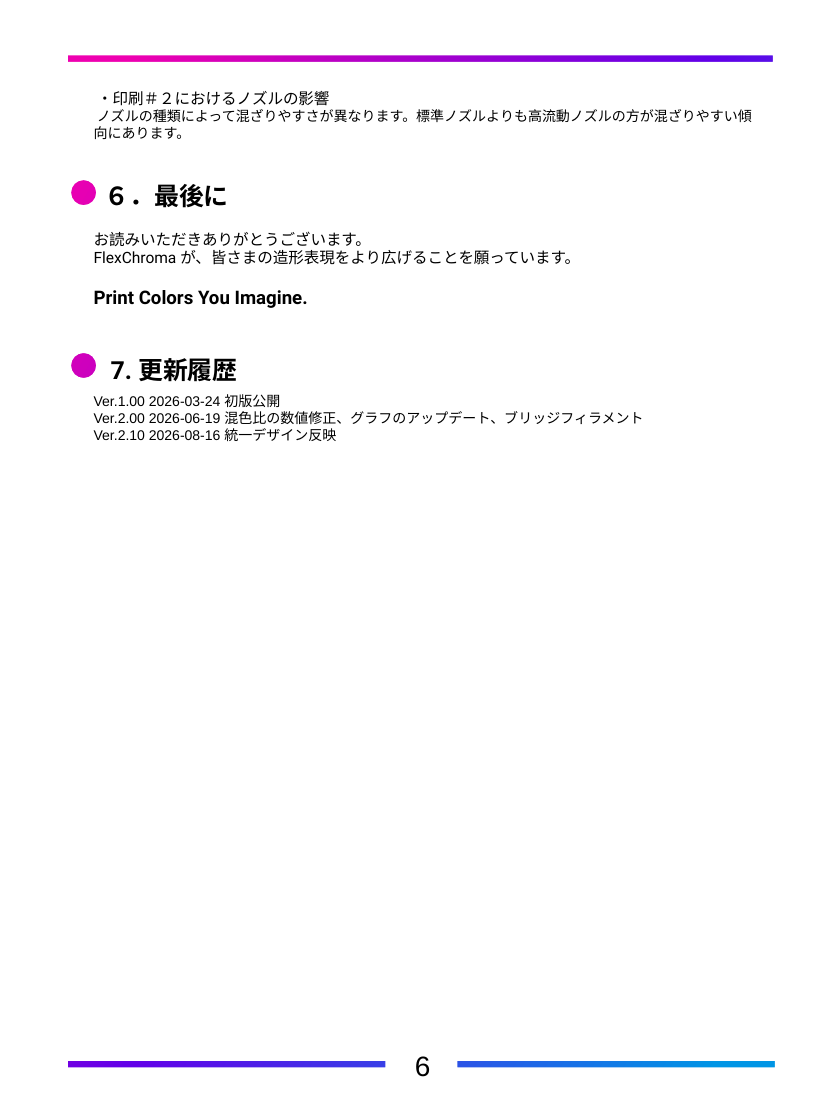
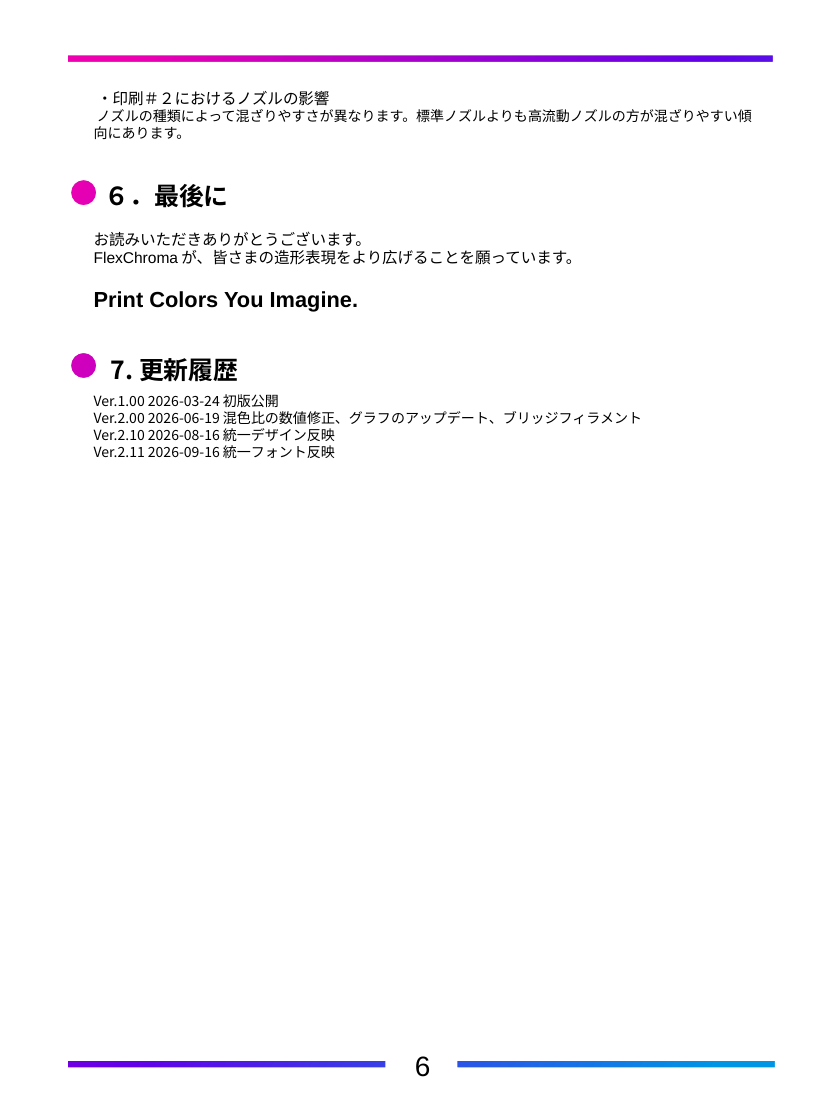
Before and after one commit to FlexChromaHQ/FlexChroma, a slide deck: slide 13 of Documents/Original/FlexChroma_Blend_Filament_JP.pptx. Drawn at 840x1120 pixels with LibreOffice and Linux fonts; fonts in the diff are those of the drawing. Boxes give left, top, right and bottom in pixels: in the first picture for what was removed or moved away, otherwise in the second. Text is boxed around its words. In the diff, an @@ line names an element or a change of style, - is before the commit and + after.

```diff
--- a/Documents/Original/FlexChroma_Blend_Filament_JP.pptx
+++ b/Documents/Original/FlexChroma_Blend_Filament_JP.pptx
@@ text "・印刷＃２におけるノズルの影響" at [94, 91, 752, 139]: font Roboto to Noto Sans CJK JP @@
@@ text "お読みいただきありがとうございます。" at [94, 231, 581, 312]: font Roboto to Noto Sans CJK JP in "お読みいただきありがとうございます。", "が、皆さまの造形表現をより広げることを願っています。"; font Roboto to Arial in "FlexChroma", "Print Colors You Imagine."; size 12 to 14 pt in "Print Colors You Imagine." @@
@@ text at [94, 394, 642, 441]: font Arial to Noto Sans CJK JP in "Ver.1.00 2026-03-24 初版公開", "Ver.2.00 2026-06-19 混色比の数値修正、グラフのアップデート、ブリッジフィラメント", "Ver.2.10 2026-08-16 統一デザイン反映" @@
@@ text at [94, 445, 335, 458]: paragraph added @@
+Ver.2.11 2026-09-16 統一フォント反映
```
Also in this commit, not shown: 11 other slides changed, 6 other files.
